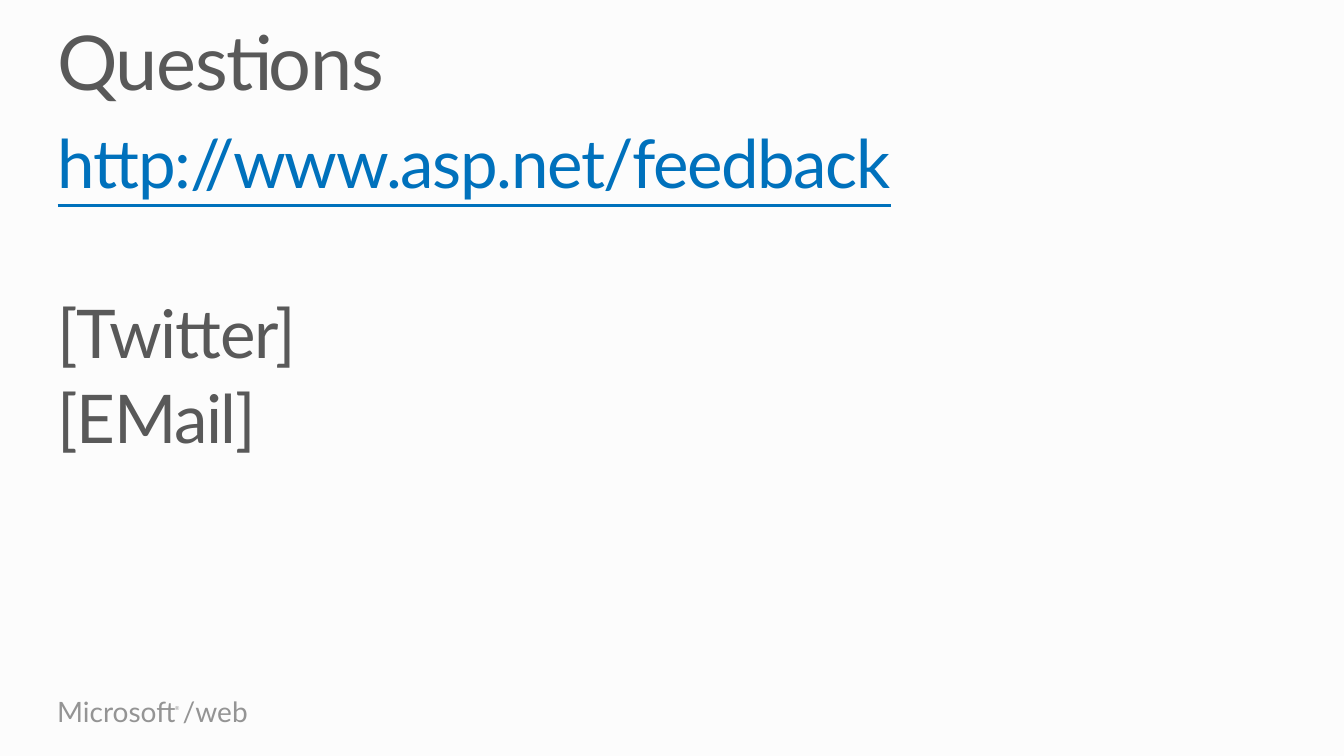
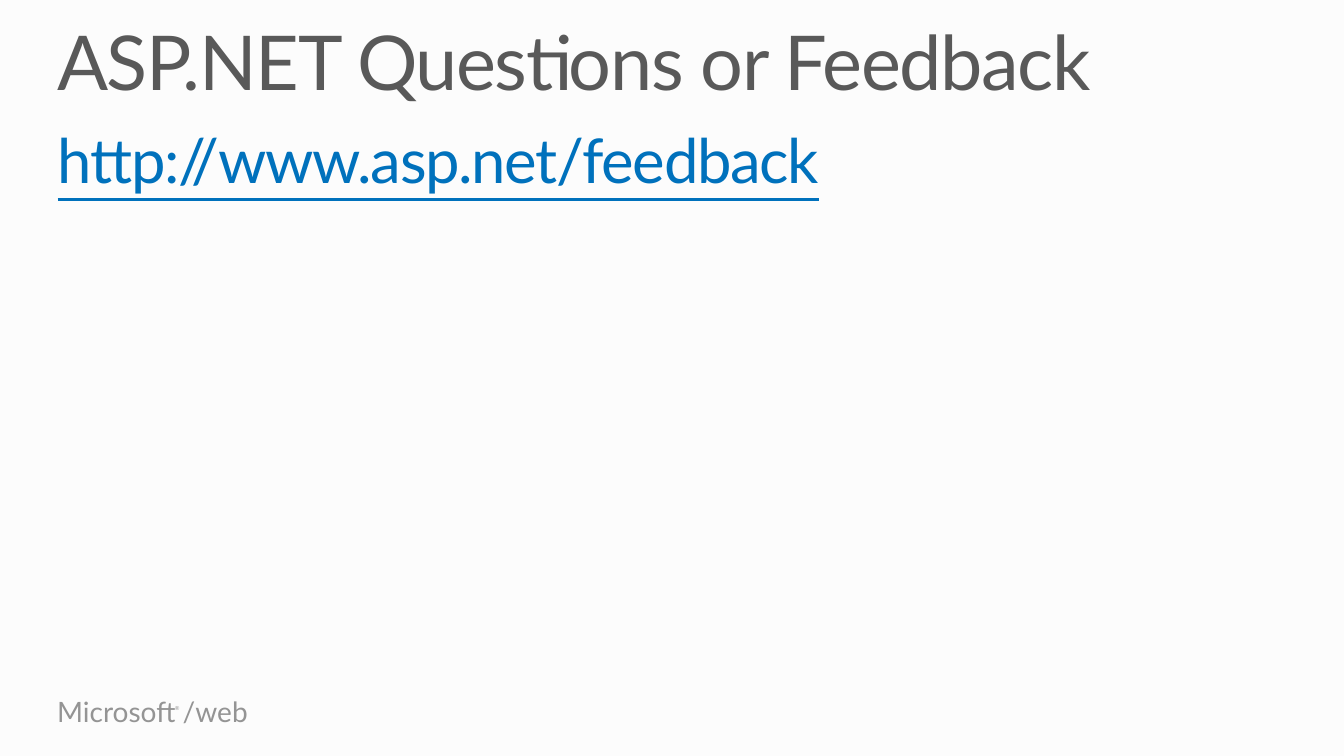
Before and after one commit to Microsoft-Web/PRESENTATION-Conclusion, a slide deck: slide 8 of WebCampsConclusion.pptx (slide 9 before the commit). Drawn at 1344x756 pixels with LibreOffice and Linux fonts; fonts in the diff are those of the drawing. Boxes give left, top, right and bottom in pixels: in the first picture for what was removed or moved away, otherwise in the second. Text is boxed around its words. In the diff, an @@ line names an element or a change of style, - is before the commit and + after.

```diff
--- a/WebCampsConclusion.pptx
+++ b/WebCampsConclusion.pptx
@@ title at [57, 34, 1091, 101]: text changed @@
-Questions
+ASP.NET Questions or Feedback
@@ text "http://www.asp.net/feedback" at [58, 137, 819, 194]: size 48 to 44 pt @@
@@ text at [58, 306, 297, 453]: paragraphs removed @@
-[Twitter]
-[EMail]
```
Also in this commit, not shown: 3 other slides changed, 1 slide removed.
